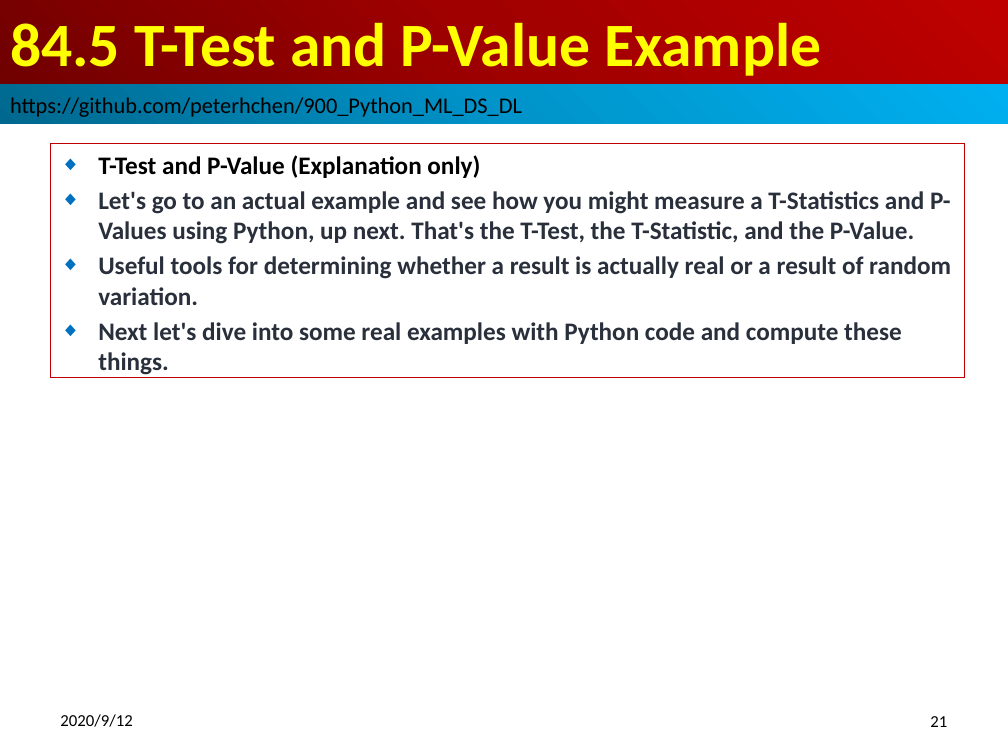
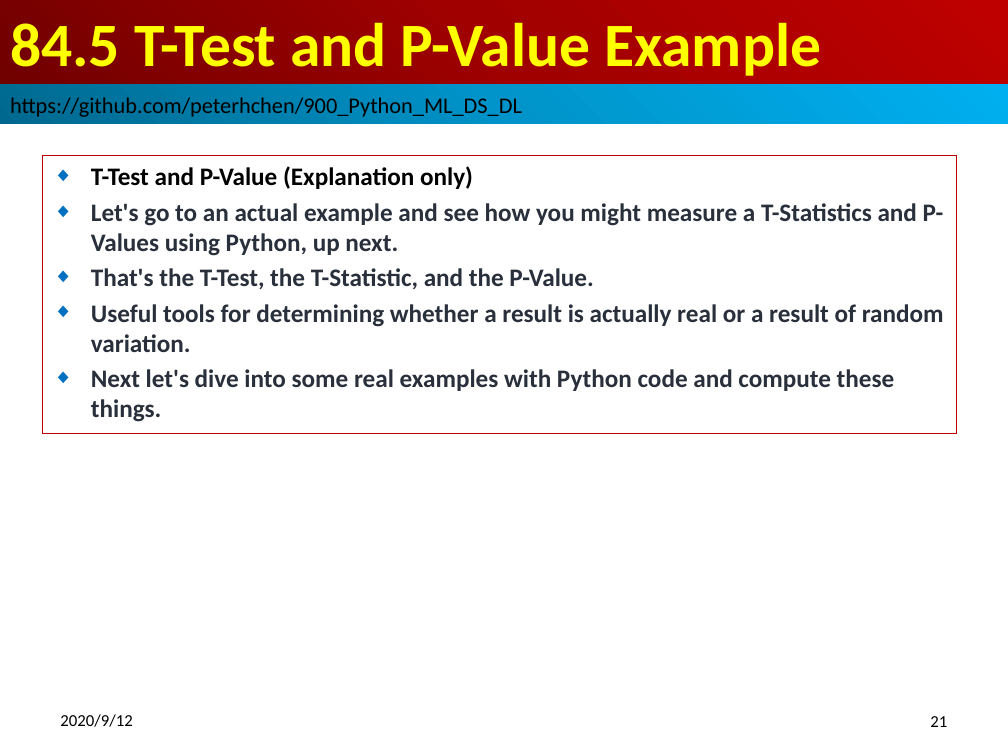
Before and after one commit to peterhchen/900_Python_ML_DS_DL, a slide deck: slide 21 of 084_TTestPValue.pptx. Drawn at 1008x756 pixels with LibreOffice and Linux fonts; fonts in the diff are those of the drawing. Boxes give left, top, right and bottom in pixels: in the first picture for what was removed or moved away, otherwise in the second. Text is boxed around its words. In the diff, an @@ line names an element or a change of style, - is before the commit and + after.

```diff
--- a/084_TTestPValue.pptx
+++ b/084_TTestPValue.pptx
@@ subtitle "T-Test and P-Value (Explanation only)": place and size @@
-subtitle "T-Test and P-Value (Explanation only)" at <box>50,144,965,378</box>
+subtitle "T-Test and P-Value (Explanation only)" at <box>43,156,958,434</box>
@@ subtitle at <box>91,203,944,289</box>: text changed @@
-◆ Let's go to an actual example and see how you might measure a T-Statistics and P-Values using Python, up next. That's the T-Test, the T-Statistic, and the P-Value.
+◆ Let's go to an actual example and see how you might measure a T-Statistics and P-Values using Python, up next.
+◆ That's the T-Test, the T-Statistic, and the P-Value.
```
Also in this commit, not shown: 3 other slides changed, 2 slides added, 7 other files.
